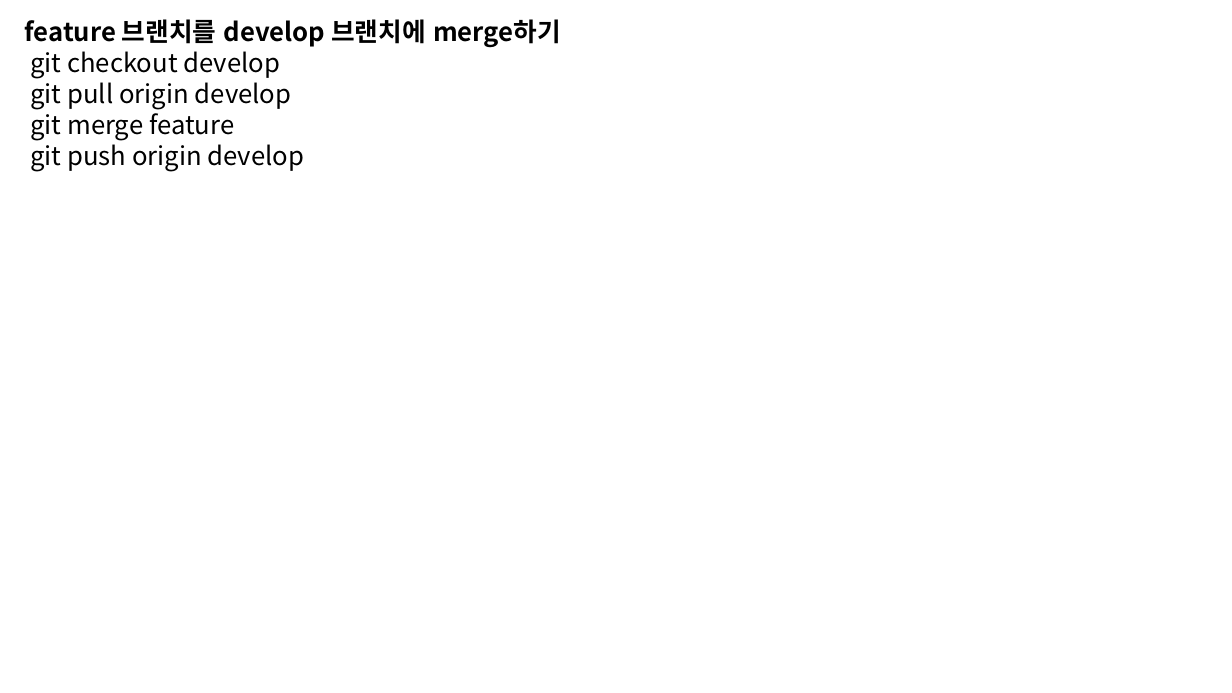
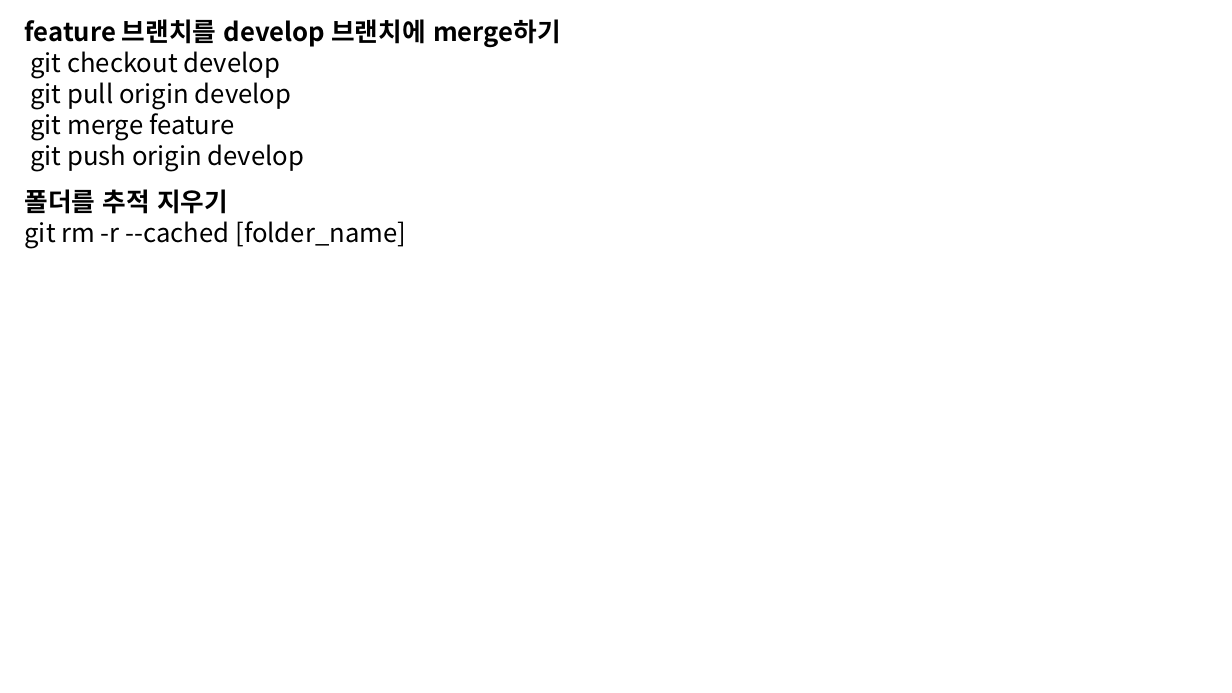
Before and after one commit to Yoon-Beom/hotel_project, a slide deck: slide 3 of GitHub.pptx. Drawn at 1232x693 pixels with LibreOffice and Linux fonts; fonts in the diff are those of the drawing. Boxes give left, top, right and bottom in pixels: in the first picture for what was removed or moved away, otherwise in the second. Text is boxed around its words. In the diff, an @@ line names an element or a change of style, - is before the commit and + after.

```diff
--- a/GitHub.pptx
+++ b/GitHub.pptx
@@ text added at <box>24,189,406,249</box>, 20 pt, text #000000 @@
+폴더를 추적 지우기
+git rm -r --cached [folder_name]
```
Also in this commit, not shown: 1 other file.
